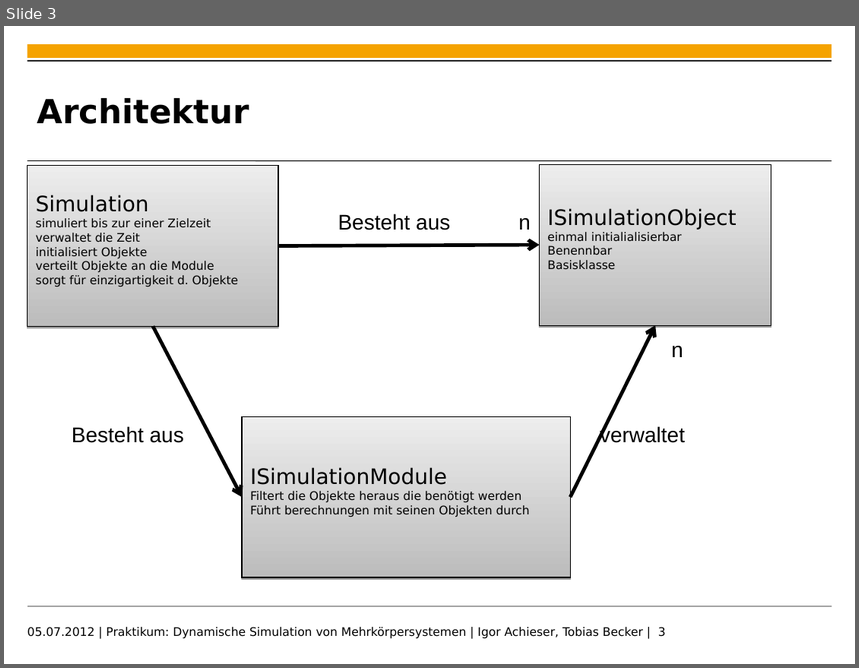
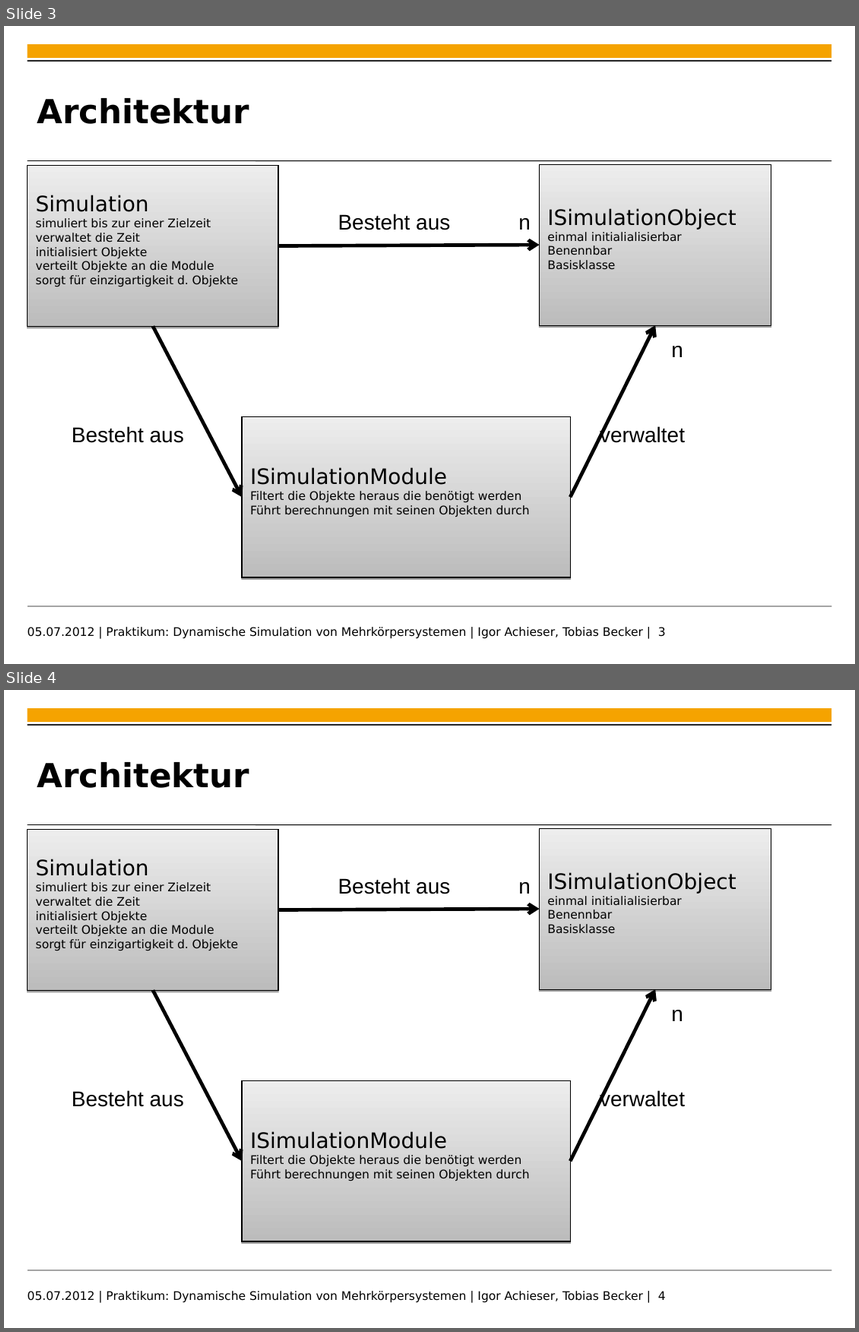
Before and after one commit to toeb/sine, a slide deck: Documentation/presentation.ppt. Shown one above the other, each under a label of ours: slide 3 before the commit, slides 3 and 4 after it. The pictures are 859x668 and 859x1332 pixels, drawn with LibreOffice and Linux fonts; fonts in the diff are those of the drawing; background and template pictures are left out. Boxes give left, top, right and bottom in pixels: in the first picture for what was removed or moved away, otherwise in the second. Text is boxed around its words. In the diff, an @@ line names an element or a change of style, - is before the commit and + after.

```diff
--- a/Documentation/presentation.ppt
+++ b/Documentation/presentation.ppt
@@ slide 4 added at (x1=4, y1=690, x2=855, y2=1328), background #FFFFFF; not listed: 4 template elements that a slide beside it also shows @@
@@ title added at (x1=37, y1=762, x2=249, y2=788), 28 pt, text #000000, bold @@
+Architektur
@@ rectangle added at (x1=27, y1=830, x2=278, y2=990), fill gradient #BCBCBC to #EDEDED, outline #000000 0.74 pt, 10 pt, text #000000 @@
+Simulation
+simuliert bis zur einer Zielzeit
+verwaltet die Zeit
+initialisiert Objekte
+verteilt Objekte an die Module
+sorgt für einzigartigkeit d. Objekte
@@ rectangle added at (x1=539, y1=829, x2=772, y2=989), fill gradient #BCBCBC to #EDEDED, outline #000000 0.74 pt, 10 pt, text #000000 @@
+ISimulationObject
+einmal initialialisierbar
+Benennbar
+Basisklasse
@@ text added at (x1=338, y1=878, x2=450, y2=894), 18 pt, text #000000 @@
+Besteht aus
@@ text added at (x1=519, y1=882, x2=531, y2=894), 18 pt, text #000000 @@
+n
@@ arrow added from (278, 910) to (539, 909), #000000 3 pt @@
@@ arrow added from (153, 990) to (243, 1161), #000000 3 pt @@
@@ arrow added from (570, 1161) to (655, 989), #000000 3 pt @@
@@ text added at (x1=671, y1=1010, x2=683, y2=1021), 18 pt, text #000000 @@
+n
@@ text added at (x1=72, y1=1091, x2=184, y2=1107), 18 pt, text #000000 @@
+Besteht aus
@@ rectangle added at (x1=243, y1=1081, x2=571, y2=1242), fill gradient #BCBCBC to #EDEDED, outline #000000 0.74 pt, 10 pt, text #000000 @@
+ISimulationModule
+Filtert die Objekte heraus die benötigt werden
+Führt berechnungen mit seinen Objekten durch
@@ text added at (x1=600, y1=1090, x2=685, y2=1107), 18 pt, text #000000 @@
+verwaltet
@@ text added at (x1=28, y1=1291, x2=666, y2=1303), 10 pt, text #000000 @@
+05.07.2012 | Praktikum: Dynamische Simulation von Mehrkörpersystemen | Igor Achieser, Tobias Becker | 4
```
Also in this commit, not shown: 3 slides changed, 2 other slides added, 2 slides removed.
